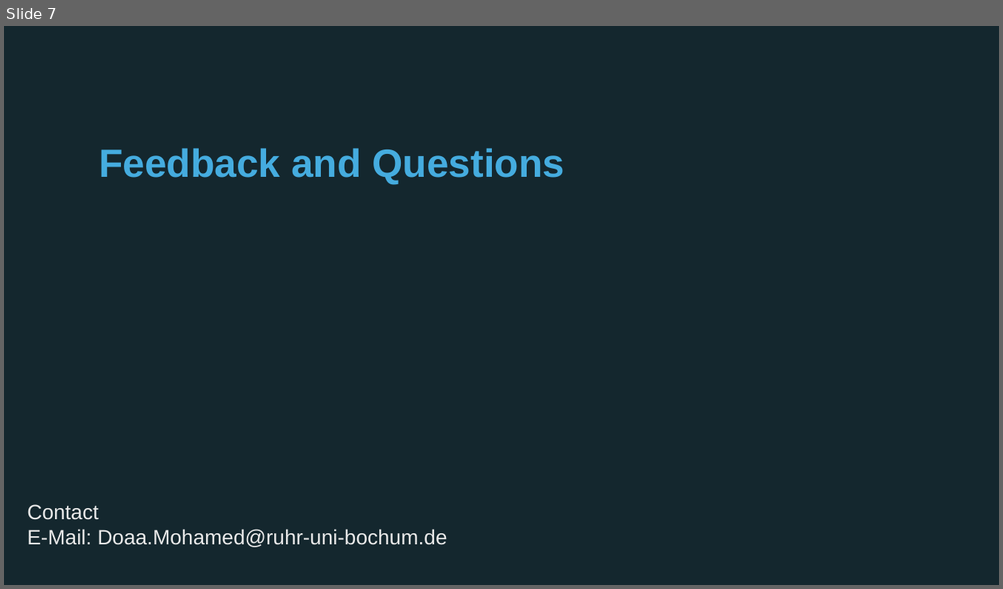
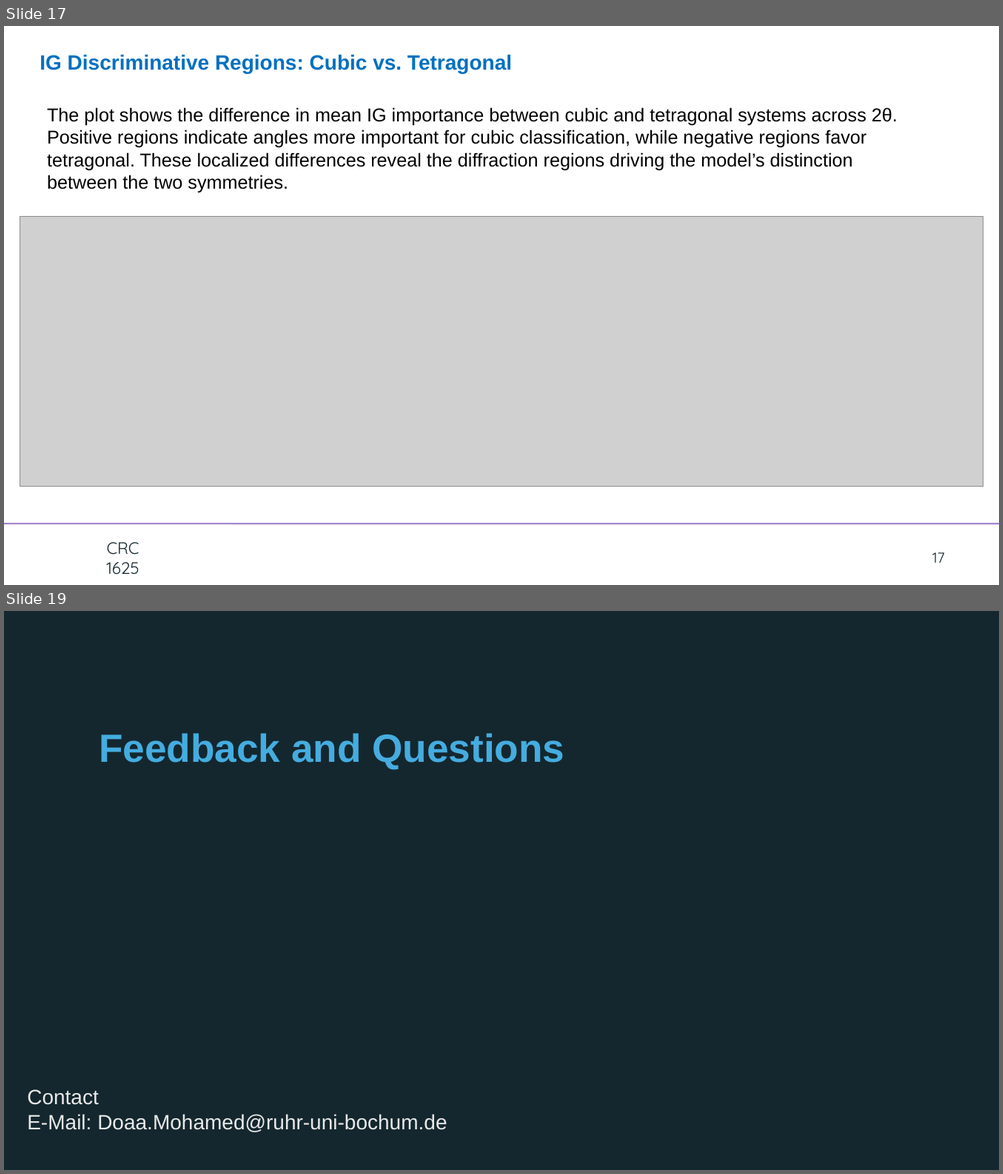
Before and after one commit to doaa1012/virtual_electrochemist, a slide deck: Meeting.pptx. Shown one above the other, each under a label of ours: slide 7 before the commit, slides 17 and 19 after it; the slides between them are not shown. The pictures are 1003x589 and 1003x1174 pixels, drawn with LibreOffice and Linux fonts; fonts in the diff are those of the drawing; grey boxes stand for pictures; background and template pictures are left out. Boxes give left, top, right and bottom in pixels: in the first picture for what was removed or moved away, otherwise in the second. Text is boxed around its words. In the diff, an @@ line names an element or a change of style, - is before the commit and + after.

```diff
--- a/Meeting.pptx
+++ b/Meeting.pptx
@@ slide 17 added at [4,26,999,585], background #FFFFFF; not listed: 1 template element that a slide beside it also shows @@
@@ text added at [40,54,512,73], 20 pt, text #0070C0, bold @@
+IG Discriminative Regions: Cubic vs. Tetragonal
@@ text added at [47,107,897,193], 18 pt, text #000000 @@
+The plot shows the difference in mean IG importance between cubic and tetragonal systems across 2θ. Positive regions indicate angles more important for cubic classification, while negative regions favor tetragonal. These localized differences reveal the diffraction regions driving the model’s distinction between the two symmetries.
@@ picture added at [20,217,983,487] @@
@@ text added at [106,543,139,574], 16 pt, text #14272E @@
+CRC
+1625
@@ page number added at [932,553,945,563], 14 pt, text #14272E @@
+17
@@ what was slide 7 is now slide 19 @@
```
Also in this commit, not shown: 11 other slides added, 37 other files.
